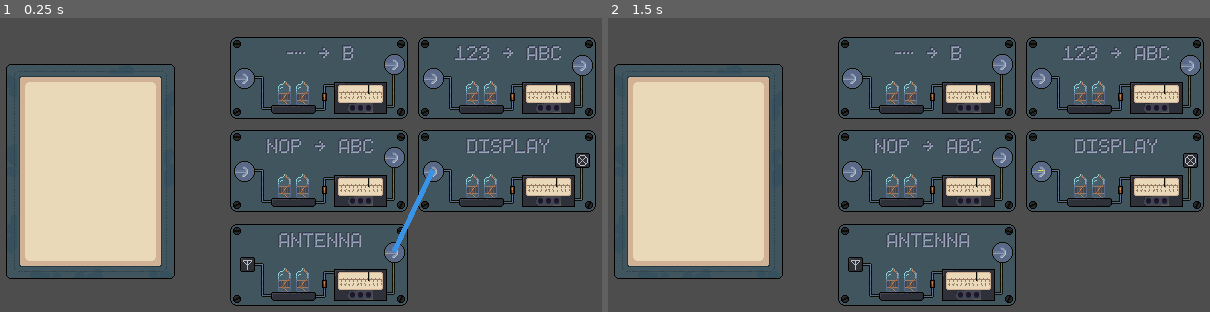
Above: before the commit, frames 1-2 (left to right).
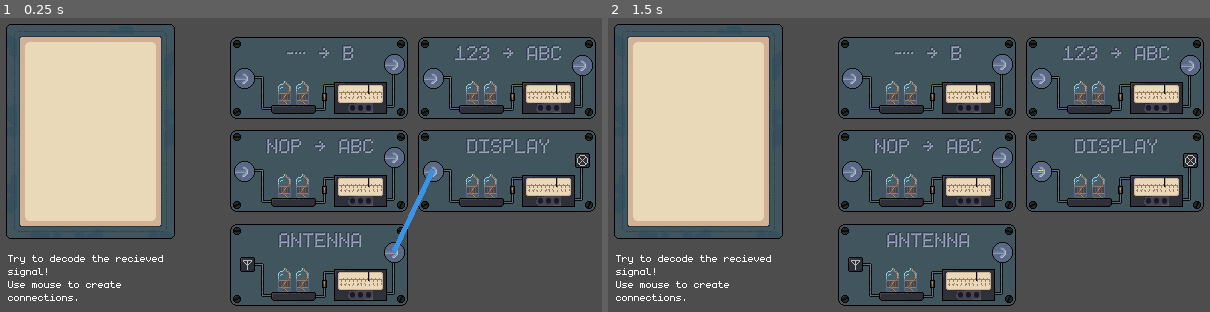
Above: after the commit, the same moments.

Repository: Limit-sest/wiretap
Game: Godot game, scene res://main.tscn
Same seed, same stepped clock (60 frames per second), same inputs: the game is played once before the commit and once after it.
Inputs (mouse positions are in pixels of both pictures, inside the frame that each line leads up to):
- Up to frame 1 (0.25 s): no input
- Up to frame 2 (1.5 s): tap Enter at 0.5 s; move the mouse to (698, 170) at 0.52 s; hold Right 0.53-1.28 s; tap Alt at 0.6 s; click (698, 170) at 0.67 s; tap Space at 1.25 s; move the mouse to (1041, 170) at 1.27 s; hold Down from 1.28 s (still down); tap Shift at 1.35 s; click (1041, 170) at 1.42 s

The runs differ from the first frame. In frame 1, 8.1% of the frame differs, in the area x 0-30%, y 2-97%; in frame 2, 8.1%.

Commit message:
Add module light animation

Diff:
--- a/main.tscn
+++ b/main.tscn
@@ -1,14 +1,16 @@
-[gd_scene load_steps=14 format=3 uid="uid://ecls1n4djcxu"]
+[gd_scene load_steps=16 format=3 uid="uid://ecls1n4djcxu"]
 
 [ext_resource type="PackedScene" uid="uid://chijpwqlktb06" path="res://tty.tscn" id="1_ig7tw"]
 [ext_resource type="Script" uid="uid://bs1meisqsegby" path="res://scripts/signal_manager.gd" id="1_lquwl"]
 [ext_resource type="Script" uid="uid://dpmaueosf60vl" path="res://port.gd" id="3_1bvp3"]
+[ext_resource type="FontFile" uid="uid://yf0sdapmf0uv" path="res://assets/monogram-extended.ttf" id="4_1bvp3"]
 [ext_resource type="Texture2D" uid="uid://pnxp8nov1c1m" path="res://assets/Sprites/Custom/input.png" id="5_272bh"]
 [ext_resource type="Texture2D" uid="uid://bnomwum6omcts" path="res://assets/Sprites/Custom/display_symbolt.png" id="6_5vw27"]
 [ext_resource type="Texture2D" uid="uid://cxfelrk8jll08" path="res://assets/Sprites/Custom/module_bg.png" id="6_7mycd"]
 [ext_resource type="Texture2D" uid="uid://dw7b83wjviduf" path="res://assets/Sprites/Custom/display_text.png" id="7_kek77"]
 [ext_resource type="Texture2D" uid="uid://bqb8v5u7h8hrd" path="res://assets/Sprites/Custom/antenna_text.png" id="8_5vw27"]
 [ext_resource type="Texture2D" uid="uid://xvroh88gxhg" path="res://assets/Sprites/Custom/antenna_symbol.png" id="8_kek77"]
+[ext_resource type="Texture2D" uid="uid://cvhvsebtm7c81" path="res://assets/Sprites/Content/Power Hub/5.png" id="8_w48qg"]
 [ext_resource type="Texture2D" uid="uid://c4t77te82hyv4" path="res://assets/Sprites/Custom/numbers_text.png" id="10_efxa6"]
 [ext_resource type="Texture2D" uid="uid://duqxc8k81l7n4" path="res://assets/Sprites/Custom/morse_text.png" id="11_dg77c"]
 [ext_resource type="Texture2D" uid="uid://s7bakdsjyuct" path="res://assets/Sprites/Custom/caesar_text.png" id="12_dg77c"]
@@ -24,7 +26,7 @@
 
 [node name="tty" parent="." instance=ExtResource("1_ig7tw")]
 unique_name_in_owner = true
-position = Vector2(-205, 0)
+position = Vector2(-205, -40)
 
 [node name="Signal send" type="Timer" parent="."]
 wait_time = 2.5
@@ -58,6 +60,21 @@
 position = Vector2(0, -26)
 texture = ExtResource("7_kek77")
 
+[node name="pin1" type="Sprite2D" parent="CanvasGroup/Display"]
+visible = false
+position = Vector2(34, 30)
+texture = ExtResource("8_w48qg")
+
+[node name="pin2" type="Sprite2D" parent="CanvasGroup/Display"]
+visible = false
+position = Vector2(42, 30)
+texture = ExtResource("8_w48qg")
+
+[node name="pin3" type="Sprite2D" parent="CanvasGroup/Display"]
+visible = false
+position = Vector2(50, 30)
+texture = ExtResource("8_w48qg")
+
 [node name="Antenna" type="Sprite2D" parent="CanvasGroup"]
 unique_name_in_owner = true
 position = Vector2(24, 119)
@@ -83,6 +100,21 @@
 position = Vector2(0, -26)
 texture = ExtResource("8_5vw27")
 
+[node name="pin1" type="Sprite2D" parent="CanvasGroup/Antenna"]
+visible = false
+position = Vector2(34, 30)
+texture = ExtResource("8_w48qg")
+
+[node name="pin2" type="Sprite2D" parent="CanvasGroup/Antenna"]
+visible = false
+position = Vector2(42, 30)
+texture = ExtResource("8_w48qg")
+
+[node name="pin3" type="Sprite2D" parent="CanvasGroup/Antenna"]
+visible = false
+position = Vector2(50, 30)
+texture = ExtResource("8_w48qg")
+
 [node name="Numbers" type="Sprite2D" parent="CanvasGroup"]
 position = Vector2(212, -68)
 texture = ExtResource("6_7mycd")
@@ -116,6 +148,21 @@
 position = Vector2(0.50000507, 0)
 texture = ExtResource("5_272bh")
 
+[node name="pin1" type="Sprite2D" parent="CanvasGroup/Numbers"]
+visible = false
+position = Vector2(34, 30)
+texture = ExtResource("8_w48qg")
+
+[node name="pin2" type="Sprite2D" parent="CanvasGroup/Numbers"]
+visible = false
+position = Vector2(42, 30)
+texture = ExtResource("8_w48qg")
+
+[node name="pin3" type="Sprite2D" parent="CanvasGroup/Numbers"]
+visible = false
+position = Vector2(50, 30)
+texture = ExtResource("8_w48qg")
+
 [node name="Morse" type="Sprite2D" parent="CanvasGroup"]
 position = Vector2(24, -68)
 texture = ExtResource("6_7mycd")
@@ -148,6 +195,21 @@
 [node name="Sprite2D" type="Sprite2D" parent="CanvasGroup/Morse/Input/CollisionShape2D"]
 texture = ExtResource("5_272bh")
 
+[node name="pin1" type="Sprite2D" parent="CanvasGroup/Morse"]
+visible = false
+position = Vector2(34, 30)
+texture = ExtResource("8_w48qg")
+
+[node name="pin2" type="Sprite2D" parent="CanvasGroup/Morse"]
+visible = false
+position = Vector2(42, 30)
+texture = ExtResource("8_w48qg")
+
+[node name="pin3" type="Sprite2D" parent="CanvasGroup/Morse"]
+visible = false
+position = Vector2(50, 30)
+texture = ExtResource("8_w48qg")
+
 [node name="Caesar" type="Sprite2D" parent="CanvasGroup"]
 position = Vector2(24, 25)
 texture = ExtResource("6_7mycd")
@@ -179,6 +241,30 @@
 
 [node name="Sprite2D" type="Sprite2D" parent="CanvasGroup/Caesar/Input/CollisionShape2D"]
 texture = ExtResource("5_272bh")
+
+[node name="pin1" type="Sprite2D" parent="CanvasGroup/Caesar"]
+visible = false
+position = Vector2(34, 30)
+texture = ExtResource("8_w48qg")
+
+[node name="pin2" type="Sprite2D" parent="CanvasGroup/Caesar"]
+visible = false
+position = Vector2(42, 30)
+texture = ExtResource("8_w48qg")
+
+[node name="pin3" type="Sprite2D" parent="CanvasGroup/Caesar"]
+visible = false
+position = Vector2(50, 30)
+texture = ExtResource("8_w48qg")
+
+[node name="Tutorial" type="RichTextLabel" parent="."]
+offset_left = -287.0
+offset_top = 80.0
+offset_right = -122.0
+offset_bottom = 135.0
+theme_override_fonts/normal_font = ExtResource("4_1bvp3")
+text = "Try to decode the recieved signal!
+Use mouse to create connections."
 
 [connection signal="timeout" from="Signal send" to="." method="_on_signal_send_timeout"]
 [connection signal="input_event" from="CanvasGroup/Display/Input" to="CanvasGroup/Display/Input" method="_on_input_event"]
--- a/scripts/cipher_utils.gd
+++ b/scripts/cipher_utils.gd
@@ -49,16 +49,22 @@
 	for c in string.to_lower():
 		var index = ALPHABET.find(c)
 		if index == -1:
-			final_string += c
+			final_string += c + " "
 			continue
 		final_string += str(index) + " "
-	return final_string
+	return final_string.strip_edges()
 
 static func decode_numbers(string: String) -> String:
 	var final_string = ""
 	for c in string.split(" "):
+		if c.is_empty():
+			continue
 		if c.is_valid_int():
-			final_string += ALPHABET[c.to_int()]
+			var idx = c.to_int()
+			if idx >= 0 and idx < ALPHABET.length():
+				final_string += ALPHABET[idx]
+			else:
+				final_string += c
 		else:
 			final_string += c
 	return final_string
@@ -69,12 +75,14 @@
 		if MORSE_CODE.has(c):
 			final_string += MORSE_CODE[c] + " "
 		else: final_string += c
-	return final_string
+	return final_string.strip_edges()
 
 static func decode_morse(string: String) -> String:
 	var final_string = ""
 
 	for c in string.split(" "):
+		if c.is_empty():
+			continue
 		if MORSE_CODE_REVERSE.has(c):
 			final_string += MORSE_CODE_REVERSE[c]
 		else: final_string += c
@@ -85,7 +93,7 @@
 	var functions = [encode_caesar, encode_numbers, encode_morse]
 	var used = []
 	var working_string = string
-	for i in range(1):
+	for i in range(2):
 		var index = randi() % 3
 		while used.has(index):
 			index = randi() % 3
--- a/scripts/signal_manager.gd
+++ b/scripts/signal_manager.gd
@@ -35,16 +35,43 @@
 		if connection[1] == output_port:
 			return connection[0]
 
+func _animate_module_pins(module: Node2D) -> void:
+	var pins = [module.find_child("pin1"), module.find_child("pin2"), module.find_child("pin3")]
+
+	for i in range(3):
+		if pins[i]:
+			for pin in pins:
+				if pin:
+					pin.visible = false
+			pins[i].visible = true
+			await get_tree().process_frame
+			await get_tree().process_frame
+			await get_tree().process_frame
+
+
+	# Hide all pins after animation
+	for pin in pins:
+		if pin:
+			pin.visible = false
+
 func _on_signal_send_timeout() -> void:
 	var current_node = initial_node
 	var working_string = encoded_string
+
+	# Animate the starting module (Antenna)
+	await _animate_module_pins(current_node.get_parent())
+
 	while true:
 		var next_node = _get_next_port(current_node)
 		if !next_node:
 			break
 		elif next_node.get_parent().name == "Display":
 			%"tty/Sprite2D/tty".print_tty(working_string)
+			await _animate_module_pins(next_node.get_parent())
+			break
 		var linked_port = _get_linked_port(next_node)
 		current_node = linked_port[0]
 		if !current_node: break
 		working_string = decode_functions[linked_port[1]].call(working_string)
+		# Animate the current module
+		await _animate_module_pins(current_node.get_parent())
